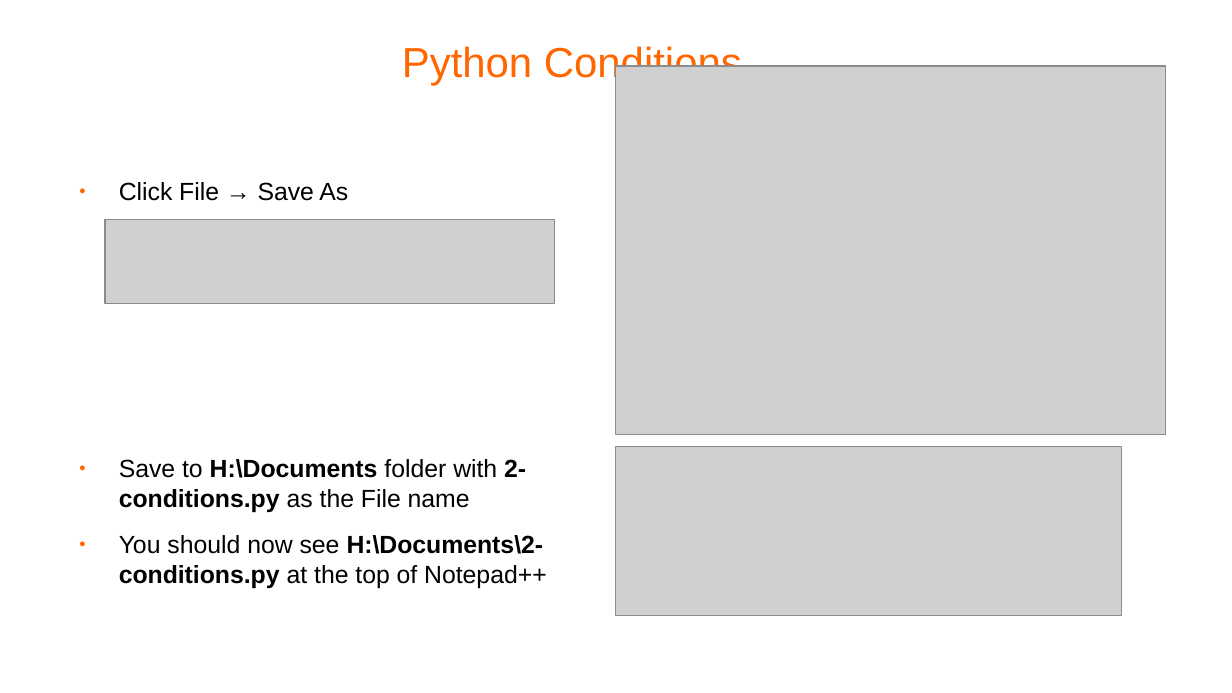
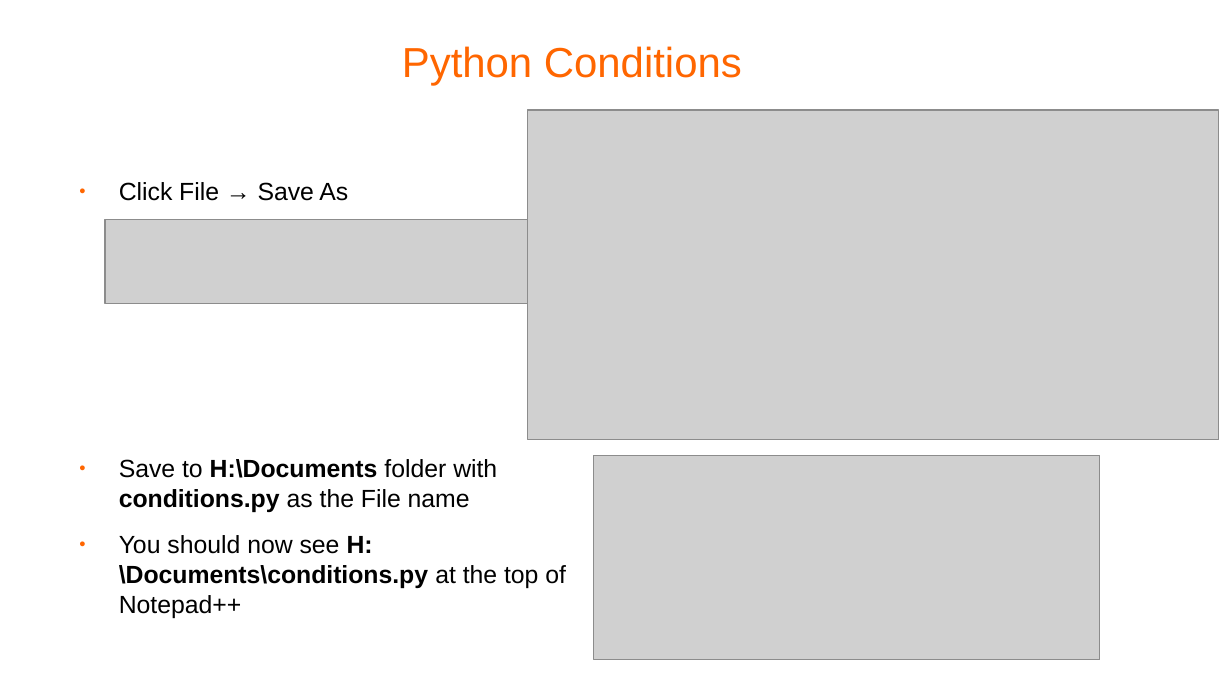
Before and after one commit to pellcorp/coding, a slide deck: slide 10 of docs/python-coding.odp. Drawn at 1232x693 pixels with LibreOffice and Linux fonts; fonts in the diff are those of the drawing; grey boxes stand for pictures; background and template pictures are left out. Boxes give left, top, right and bottom in pixels: in the first picture for what was removed or moved away, otherwise in the second. Text is boxed around its words. In the diff, an @@ line names an element or a change of style, - is before the commit and + after.

```diff
--- a/docs/python-coding.odp
+++ b/docs/python-coding.odp
@@ picture: place and size @@
-picture at (616,66,1166,435)
+picture at (528,110,1219,439)
@@ text at (119,459,566,618): text changed @@
-● Save to H:\Documents folder with 2-conditions.py as the File name
-● You should now see H:\Documents\2-conditions.py at the top of Notepad++
+● Save to H:\Documents folder with conditions.py as the File name
+● You should now see H:\Documents\conditions.py at the top of Notepad++
@@ picture: place and size @@
-picture at (616,447,1122,616)
+picture at (594,455,1100,660)
```
Also in this commit, not shown: 4 other slides changed, 1 other file.
